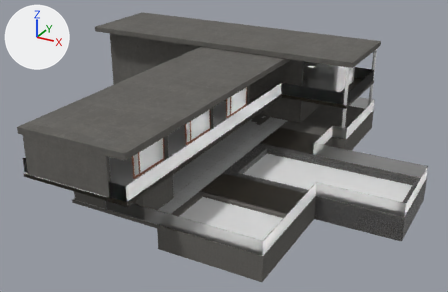
The Blender file Assets/_MyAssets/Meshes/CliffHouse.blend as it was, and as the next commit left it.
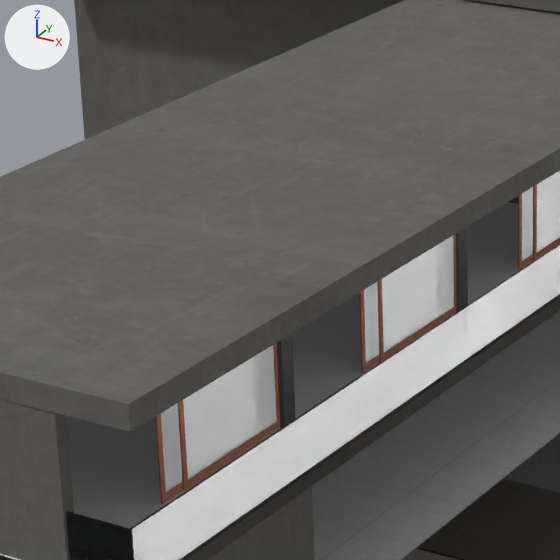
Old and new are each drawn whole from a camera (50 mm lens) standing at (23.6, -50.8, 32.4) and looking at (-7.1, 5.0, 4.5) and again close up on the part from 20% to 53% of the width and 17% to 66% of the height. Every picture has the same lights, and +X, +Y and +Z are marked at upper left.

Objects in the first close-up: 'SwimmingPoolLevel-Floor', 'SwimmingPoolLevel-MainRoom', 'SwimmingPoolLevel-SupportRoom', 'SwimmingPoolLevel-WoodArea.01', 'TopLevel-Column.004', 'TopLevel-Floor', 'TopLevel-Railing', 'TopLevel-Railing.002', 'TopLevel-Roof-1', 'TopLevel-Rooms.Divider.003', 'TopLevel-WindowDoor.001.Glass1.004', 'TopLevel-WindowDoor.001.Glass1.006'.
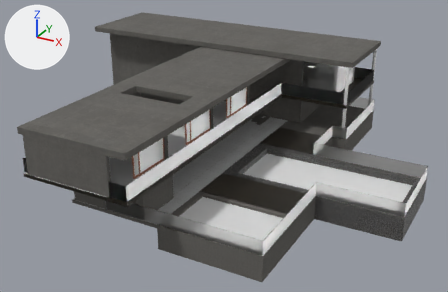
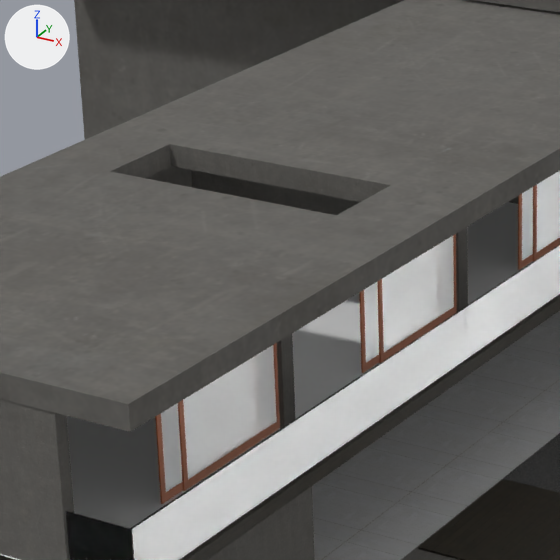
Location of each change, [x1, y1, x2, y2] in pixels of the close-ups (560 x 560 px):
'TopLevel-Roof-1', modifiers changed: [0, 0, 560, 432] in both

What the commit changed:
Mesh me_cube is new.
It is a box spanning x -13.25..-6.41, y -4.91..-2.35, z 10.95..13.51.
Object 'TopLevel-Roof-1' (ob_toplevel_roof_1) gains a BOOLEAN modifier named 'Boolean'.
Modifier setting: object = ob_skylight.
Object 'SkyLight' (ob_skylight) is new; it shows me_cube.
Its location is (0.0, 0.0, 0.0).
It is now shown.
